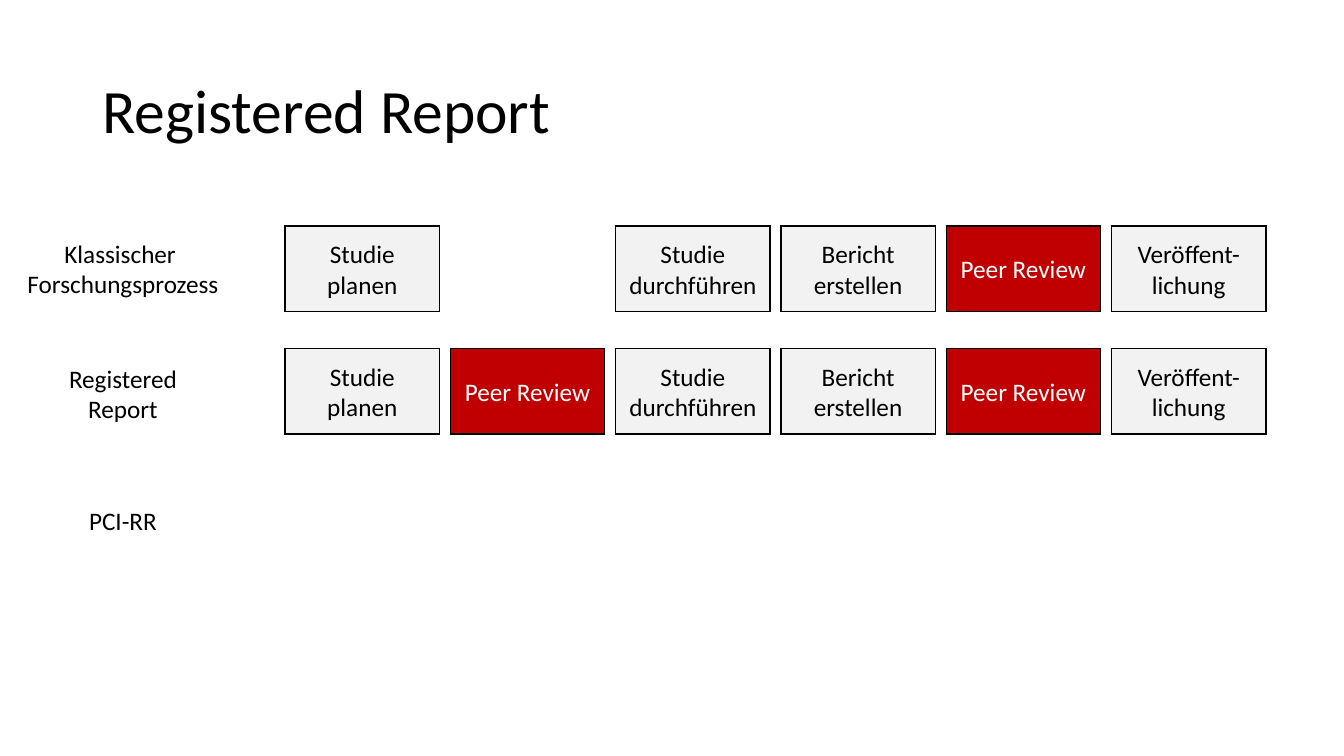
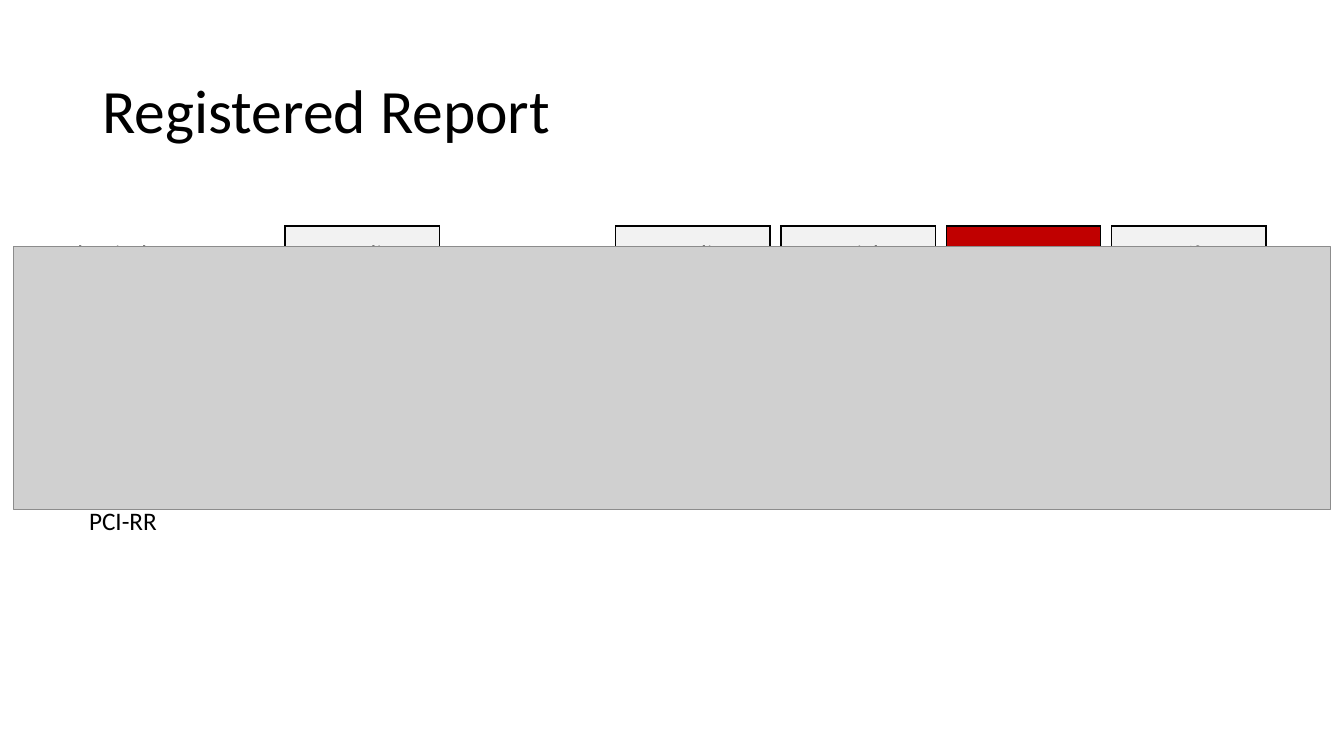
Before and after one commit to LukasRoeseler/opensciencebuch, a slide deck: slide 10 of images/Abbildungen-01.pptx. Drawn at 1344x756 pixels with LibreOffice and Linux fonts; fonts in the diff are those of the drawing; grey boxes stand for pictures. Boxes give left, top, right and bottom in pixels: in the first picture for what was removed or moved away, otherwise in the second. Text is boxed around its words. In the diff, an @@ line names an element or a change of style, - is before the commit and + after.

```diff
--- a/images/Abbildungen-01.pptx
+++ b/images/Abbildungen-01.pptx
@@ rectangle added at <box>0,207,1316,468</box>, fill #FFFFFF, outline #FFFFFF 1 pt @@
@@ picture added at <box>14,247,1331,510</box> @@
@@ text in rectangle at <box>961,260,1086,278</box>: text removed @@
-Peer Review
@@ rectangle removed at <box>285,349,440,435</box> @@
-Studie planen
@@ rectangle removed at <box>451,349,605,435</box> @@
-Peer Review
@@ rectangle removed at <box>616,349,770,435</box> @@
-Studie durchführen
@@ rectangle removed at <box>781,349,936,435</box> @@
-Bericht erstellen
@@ rectangle removed at <box>947,349,1101,435</box> @@
-Peer Review
@@ rectangle removed at <box>1112,349,1266,435</box> @@
-Veröffent-lichung
@@ text removed at <box>69,370,177,422</box> @@
-Registered
-Report
```
Also in this commit, not shown: 1 slide added, 10 other files.
